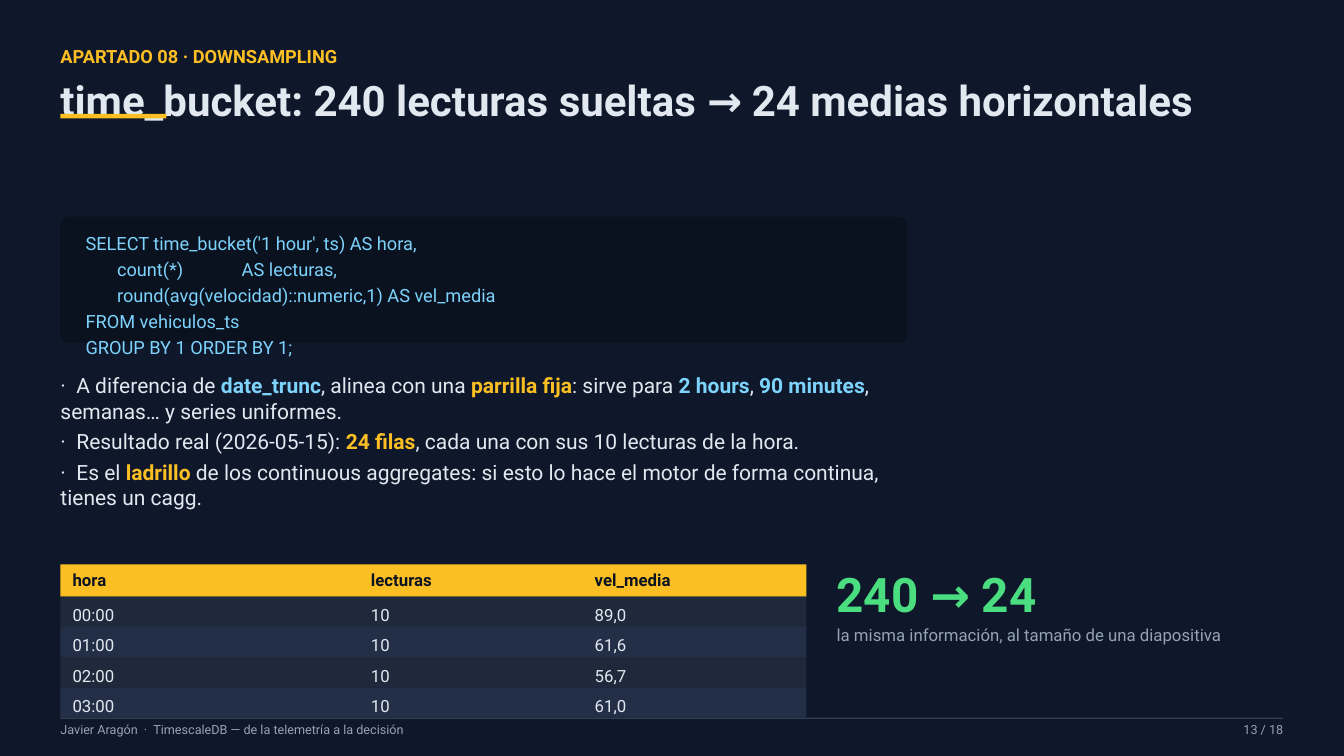
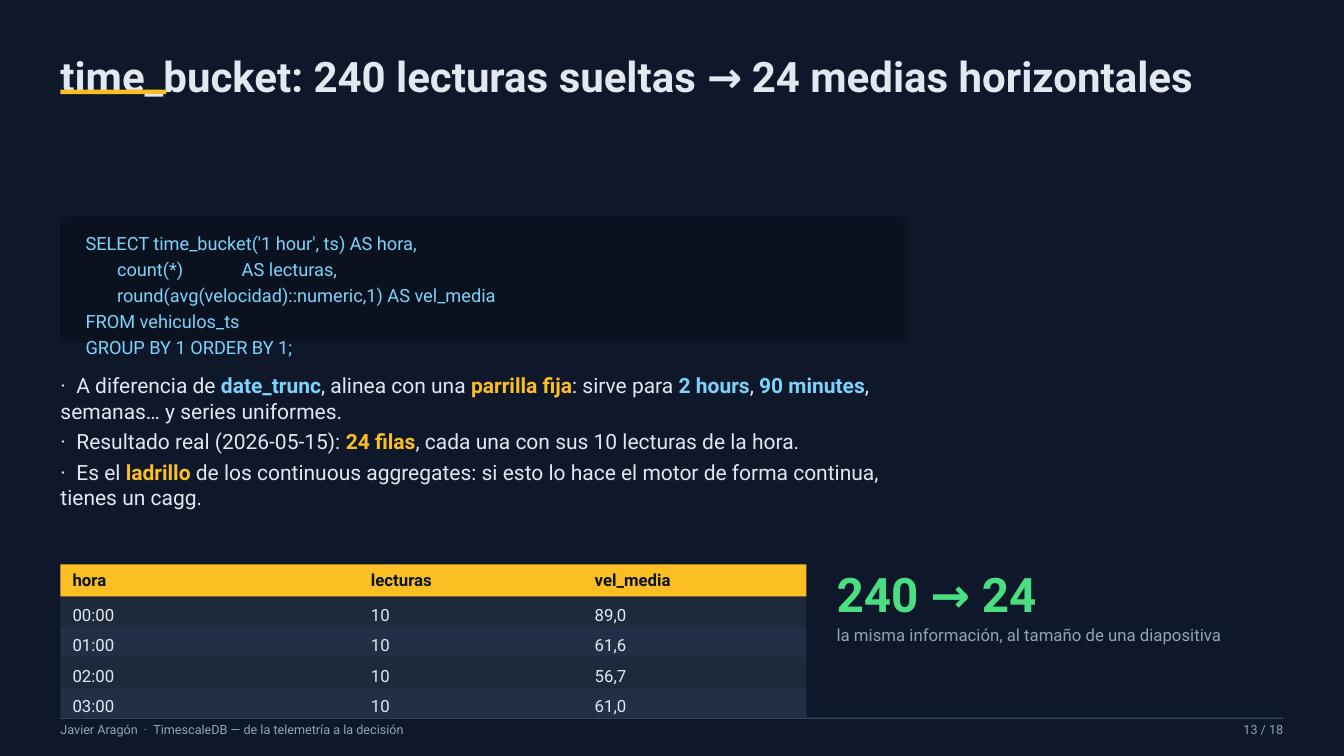
Before and after one commit to xavipuerto/autometrics-demo, a slide deck: slide 13 of presentacion/TimescaleDB-PPT-Javier.pptx. Drawn at 1344x756 pixels with LibreOffice and Linux fonts; fonts in the diff are those of the drawing. Boxes give left, top, right and bottom in pixels: in the first picture for what was removed or moved away, otherwise in the second. Text is boxed around its words. In the diff, an @@ line names an element or a change of style, - is before the commit and + after.

```diff
--- a/presentacion/TimescaleDB-PPT-Javier.pptx
+++ b/presentacion/TimescaleDB-PPT-Javier.pptx
@@ text "time_bucket: 240 lecturas sueltas → ...": place and size @@
-text "time_bucket: 240 lecturas sueltas → ..." at box(60, 84, 1193, 121)
+text "time_bucket: 240 lecturas sueltas → ..." at box(60, 60, 1193, 97)
@@ text removed at box(60, 50, 337, 63) @@
-APARTADO 08 · DOWNSAMPLING
@@ rectangle: place and size @@
-rectangle at box(60, 114, 166, 118)
+rectangle at box(60, 90, 166, 94)
```
Also in this commit, not shown: 14 other slides changed, 1 slide added, 1 slide removed, 2 other files.
